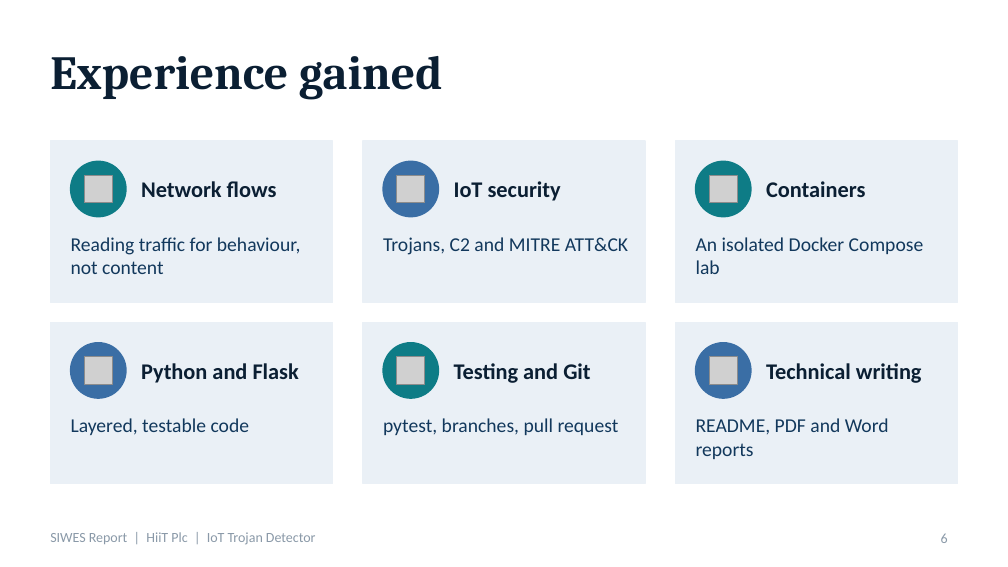
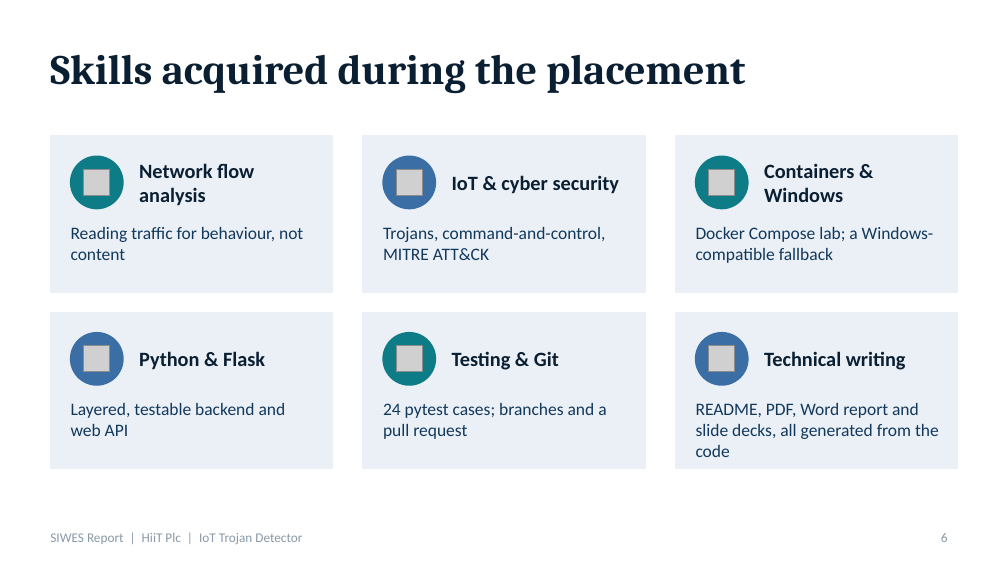
Before and after one commit to emmanuelekopimo/build-with-ai, a slide deck: slide 6 of docs/SIWES-Presentation-HiiT-Plc-IoT-Trojan-Detector.pptx. Drawn at 1008x567 pixels with LibreOffice and Linux fonts; fonts in the diff are those of the drawing; grey boxes stand for pictures. Boxes give left, top, right and bottom in pixels: in the first picture for what was removed or moved away, otherwise in the second. Text is boxed around its words. In the diff, an @@ line names an element or a change of style, - is before the commit and + after.

```diff
--- a/docs/SIWES-Presentation-HiiT-Plc-IoT-Trojan-Detector.pptx
+++ b/docs/SIWES-Presentation-HiiT-Plc-IoT-Trojan-Detector.pptx
@@ title at [50, 54, 745, 94]: text changed; size 34 to 30 pt @@
-Experience gained
+Skills acquired during the placement
@@ rectangle: place and size @@
-rectangle at [50, 141, 333, 302]
+rectangle at [50, 136, 333, 292]
@@ rectangle: place and size @@
-rectangle at [363, 141, 645, 302]
+rectangle at [363, 136, 645, 292]
@@ rectangle: place and size @@
-rectangle at [675, 141, 958, 302]
+rectangle at [675, 136, 958, 292]
@@ text at [139, 163, 254, 206]: text changed; size 16 to 14.5 pt @@
-Network flows
+Network flow analysis
@@ text at [452, 175, 620, 194]: text changed; size 16 to 14.5 pt @@
-IoT security
+IoT & cyber security
@@ 3 pictures, 3 ellipses: place and size @@
-3 pictures, 3 ellipses at [71, 161, 751, 217]
+3 pictures, 3 ellipses at [71, 156, 748, 209]
@@ text at [764, 163, 854, 202]: text changed; size 16 to 14.5 pt @@
-Containers
+Containers & Windows
@@ text "Reading traffic for behaviour, not ..." at [71, 227, 303, 260]: size 14 to 12.5 pt @@
@@ text at [383, 227, 605, 260]: text changed; size 14 to 12.5 pt @@
-Trojans, C2 and MITRE ATT&CK
+Trojans, command-and-control, MITRE ATT&CK
@@ text at [696, 227, 934, 263]: text changed; size 14 to 12.5 pt @@
-An isolated Docker Compose lab
+Docker Compose lab; a Windows-compatible fallback
@@ rectangle: place and size @@
-rectangle at [50, 323, 333, 484]
+rectangle at [50, 312, 333, 469]
@@ rectangle: place and size @@
-rectangle at [363, 323, 645, 484]
+rectangle at [363, 312, 645, 469]
@@ rectangle: place and size @@
-rectangle at [675, 323, 958, 484]
+rectangle at [675, 312, 958, 469]
@@ text at [139, 351, 265, 370]: text changed; size 16 to 14.5 pt @@
-Python and Flask
+Python & Flask
@@ text at [452, 351, 559, 370]: text changed; size 16 to 14.5 pt @@
-Testing and Git
+Testing & Git
@@ 3 pictures, 3 ellipses, 1 text: place and size @@
-3 pictures, 3 ellipses, 1 text at [71, 237, 751, 398]
+3 pictures, 3 ellipses, 1 text at [71, 227, 748, 385]
@@ text "Technical writing": place and size @@
-text "Technical writing" at [766, 363, 922, 383]
+text "Technical writing" at [764, 351, 906, 370]
@@ text "Technical writing" at [764, 351, 906, 370]: size 16 to 14.5 pt @@
@@ text at [71, 403, 286, 436]: text changed; size 14 to 12.5 pt @@
-Layered, testable code
+Layered, testable backend and web API
@@ text at [383, 403, 606, 439]: text changed; size 14 to 12.5 pt @@
-pytest, branches, pull request
+24 pytest cases; branches and a pull request
@@ text at [696, 403, 939, 457]: text changed; size 14 to 12.5 pt @@
-README, PDF and Word reports
+README, PDF, Word report and slide decks, all generated from the code
@@ text "SIWES Report | HiiT Plc ..." at [50, 533, 302, 544]: size 10 to 9.5 pt @@
```
Also in this commit, not shown: 15 other slides changed, 8 slides added, 3 slides removed, 1 other file.
